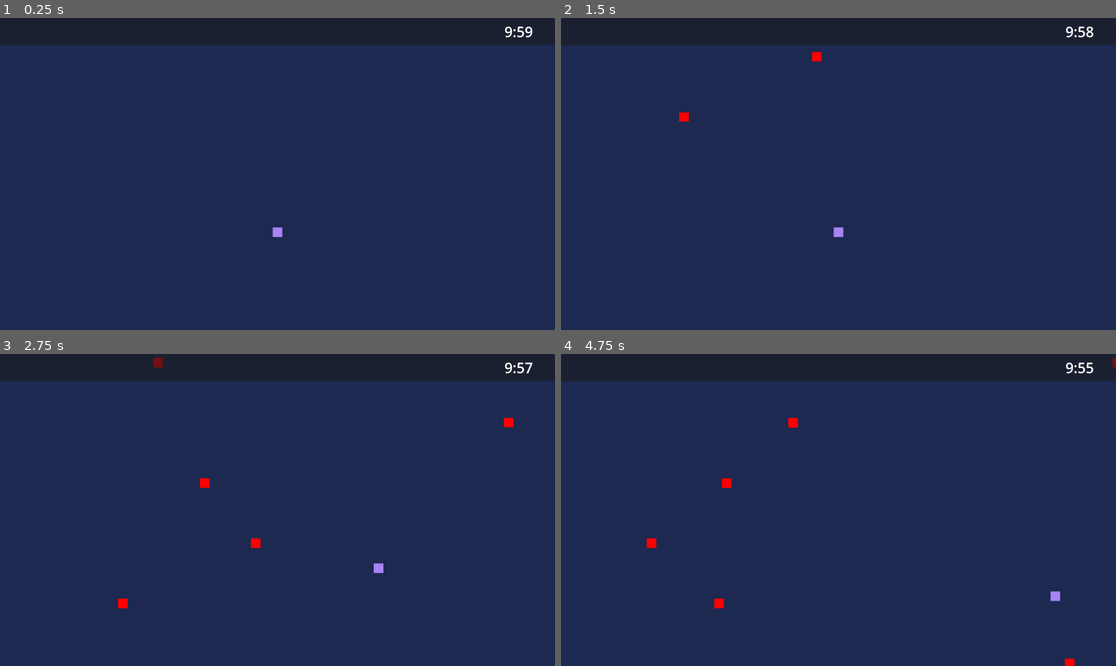
Above: before the commit, frames 1-4 (two rows, left to right).
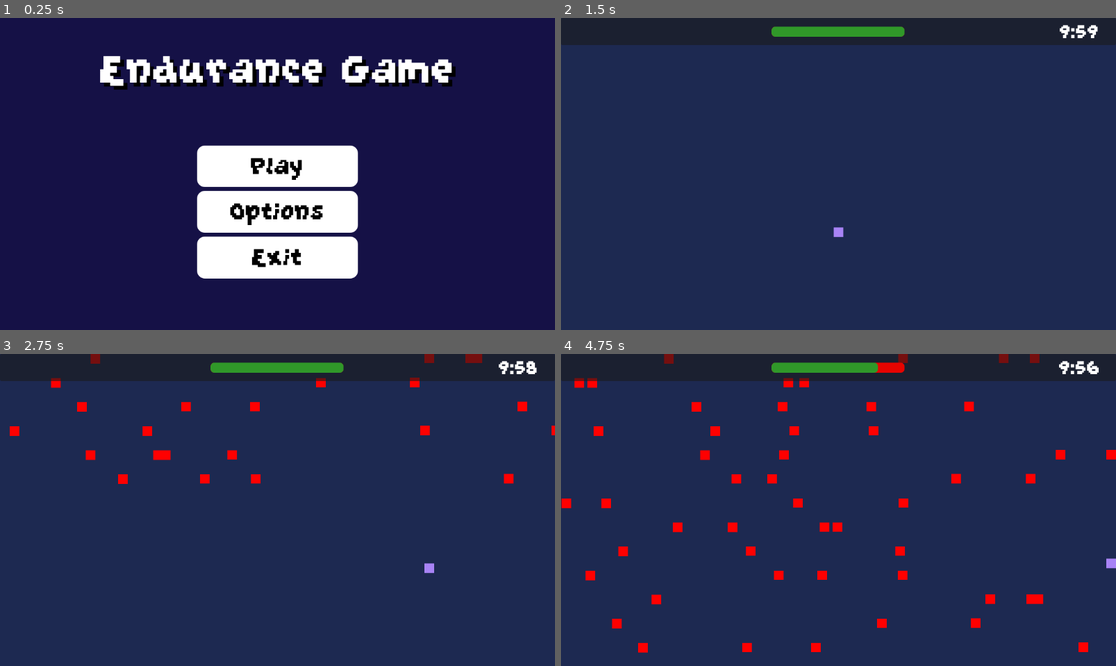
Above: after the commit, the same moments.

Repository: quistian241/Endurance-Game
Game: Godot game, scene res://main_menu.tscn
The game is run twice, just before and just after one commit, with the same random seed, the same clock (stepped at 60 frames per second) and the same inputs. Before the commit the project starts from res://endurance_game.tscn.
Inputs (mouse positions are in pixels of both pictures, inside the frame that each line leads up to):
- Up to frame 1 (0.25 s): no input
- Up to frame 2 (1.5 s): click (838, 211) at 0.5 s, where only the run after the commit has a clickable "Options"; click (838, 167) at 1.25 s, where only the run after the commit has a clickable "Play"
- Up to frame 3 (2.75 s): hold D (right) from 2.03 s (still down)
- Up to frame 4 (4.75 s): release D (right) at 2.78 s; hold S (down) 2.78-3.53 s; hold D (right) 3.53-4.28 s; hold W (up) from 4.28 s (still down)

The runs differ from the first frame. In frame 1, 16% of the frame differs, in the area x 18-96%, y 2-84%; in frame 2, 1.1%; in frame 3, 2.6%; in frame 4, 4.2%.

Commit message:
Main Menu added + minor tweaks
Created a main menu with a three buttons and a title screen. The "Play" button starts the game, and the "Exit" button closes it. The "Options" button does nothing for now. As for the minor tweaks player speed and mob spawns have been adjusted.

Diff:
--- a/endurance_game.gd
+++ b/endurance_game.gd
@@ -9,8 +9,13 @@
 	new_obstacle.global_position = %PathFollow2D.global_position
 	add_child(new_obstacle)
 
+
 func _on_timer_timeout():
 	spawn_obstacle()
+	spawn_obstacle()
+	spawn_obstacle()
+	spawn_obstacle()
+
 
 func getTimeLabel(curTime: float):
 	var mins = int(curTime / 60)
@@ -23,6 +28,12 @@
 		return minTxt + ":0" + secTxt
 	#return ""
 
+
 func _process(delta):
 	var curTime = clock.time_left
 	timerLabel.text = getTimeLabel(curTime)
+
+
+func health_depleted():
+	%GameOver.visible = true
+	get_tree().paused = true
--- a/endurance_game.tscn
+++ b/endurance_game.tscn
@@ -1,7 +1,23 @@
-[gd_scene load_steps=8 format=3 uid="uid://2mv5chmafkrj"]
+[gd_scene load_steps=12 format=3 uid="uid://2mv5chmafkrj"]
 
 [ext_resource type="Script" uid="uid://diwnvnqkfegkn" path="res://endurance_game.gd" id="1_2cs6f"]
 [ext_resource type="PackedScene" uid="uid://diwbxsup6gdfy" path="res://main_character.tscn" id="1_q6w71"]
+[ext_resource type="FontFile" uid="uid://hwdtr4lmtyxk" path="res://Game Fonts/GrapeSoda.ttf" id="2_2cs6f"]
+[ext_resource type="Script" uid="uid://bvbs3myeuqr10" path="res://health_bar.gd" id="2_q6w71"]
+
+[sub_resource type="StyleBoxFlat" id="StyleBoxFlat_1prgn"]
+bg_color = Color(0.905882, 0.0156863, 0, 1)
+corner_radius_top_left = 8
+corner_radius_top_right = 8
+corner_radius_bottom_right = 8
+corner_radius_bottom_left = 8
+
+[sub_resource type="StyleBoxFlat" id="StyleBoxFlat_q6w71"]
+bg_color = Color(0.188235, 0.596078, 0.160784, 1)
+corner_radius_top_left = 8
+corner_radius_top_right = 8
+corner_radius_bottom_right = 8
+corner_radius_bottom_left = 8
 
 [sub_resource type="WorldBoundaryShape2D" id="WorldBoundaryShape2D_lxoxe"]
 normal = Vector2(0, 1)
@@ -49,7 +65,8 @@
 offset_left = -150.0
 grow_horizontal = 0
 grow_vertical = 2
-theme_override_font_sizes/font_size = 30
+theme_override_fonts/font = ExtResource("2_2cs6f")
+theme_override_font_sizes/font_size = 55
 text = "00:00"
 horizontal_alignment = 1
 vertical_alignment = 1
@@ -59,6 +76,26 @@
 wait_time = 600.0
 one_shot = true
 autostart = true
+
+[node name="Health Bar" type="ProgressBar" parent="Game Screen/TopUI/Panel" node_paths=PackedStringArray("player")]
+layout_mode = 1
+anchors_preset = 8
+anchor_left = 0.5
+anchor_top = 0.5
+anchor_right = 0.5
+anchor_bottom = 0.5
+offset_left = -139.0
+offset_top = -10.0
+offset_right = 137.0
+offset_bottom = 11.0
+grow_horizontal = 2
+grow_vertical = 2
+theme_override_styles/background = SubResource("StyleBoxFlat_1prgn")
+theme_override_styles/fill = SubResource("StyleBoxFlat_q6w71")
+value = 100.0
+show_percentage = false
+script = ExtResource("2_q6w71")
+player = NodePath("../../../../main_character")
 
 [node name="Game Boundaries" type="StaticBody2D" parent="Game Screen"]
 
@@ -87,7 +124,7 @@
 
 [node name="MobTimer" type="Timer" parent="GameObstacles"]
 unique_name_in_owner = true
-wait_time = 0.5
+wait_time = 0.2
 autostart = true
 
 [node name="Path2D" type="Path2D" parent="GameObstacles"]
@@ -122,7 +159,9 @@
 offset_bottom = 11.5
 grow_horizontal = 2
 grow_vertical = 2
-theme_override_font_sizes/font_size = 100
+theme_override_fonts/font = ExtResource("2_2cs6f")
+theme_override_font_sizes/font_size = 200
 text = "Game Over"
 
+[connection signal="health_depleted" from="main_character" to="." method="health_depleted"]
 [connection signal="timeout" from="GameObstacles/MobTimer" to="." method="_on_timer_timeout"]
--- a/falling_obstacle.gd
+++ b/falling_obstacle.gd
@@ -14,7 +14,7 @@
 	if travelled_distance > MAX_FALL_DIST:
 		queue_free()
 
-
+# useless function, just delete it?
 func _on_body_entered(body):
 	queue_free()
 	#if body.has_method("take_damage"):
--- /dev/null
+++ b/health_bar.gd
@@ -0,0 +1,10 @@
+extends ProgressBar
+
+@export var player : Player
+
+func _ready():
+	player.health_reduced.connect(update_health)
+	update_health()
+
+func update_health():
+	value = player.health * 100 / player.MAX_HEALTH
--- a/main_character.gd
+++ b/main_character.gd
@@ -1,8 +1,13 @@
 extends CharacterBody2D
 
-const SPEED = 300.0
-var health = 1
-#const FRICTION = 30.0 ## friction was troublesome to add
+class_name Player
+
+signal health_depleted
+signal health_reduced
+const SPEED = 450.0
+const DAMAGE_RATE = 1
+const MAX_HEALTH = 5
+var health = 5
 var moveDirection = Vector2.ZERO
 
 # Could do a WASD controls as well as follow the mouse movement controls
@@ -13,7 +18,8 @@
 	move_and_slide()
 
 func take_damage():
-	health -= 1
+	health -= DAMAGE_RATE
+	health_reduced.emit()
 
-	if health == 0:
-		queue_free()
+	if health <= 0:
+		health_depleted.emit()
--- /dev/null
+++ b/main_menu.gd
@@ -0,0 +1,13 @@
+extends Control
+
+
+func _on_play_pressed() -> void:
+	get_tree().change_scene_to_file("res://endurance_game.tscn")
+
+
+func _on_settings_pressed() -> void:
+	print("Settings pressed")
+
+
+func _on_exit_pressed() -> void:
+	get_tree().quit()
--- /dev/null
+++ b/main_menu.tscn
@@ -0,0 +1,143 @@
+[gd_scene load_steps=8 format=3 uid="uid://du2vvsv16oaf0"]
+
+[ext_resource type="FontFile" uid="uid://hwdtr4lmtyxk" path="res://Game Fonts/GrapeSoda.ttf" id="1_06t4h"]
+[ext_resource type="Script" uid="uid://bln3206rc5s02" path="res://main_menu.gd" id="1_7vrkn"]
+
+[sub_resource type="StyleBoxFlat" id="StyleBoxFlat_06t4h"]
+bg_color = Color(0.0823529, 0.0666667, 0.27451, 1)
+
+[sub_resource type="StyleBoxEmpty" id="StyleBoxEmpty_06t4h"]
+
+[sub_resource type="StyleBoxFlat" id="StyleBoxFlat_7vrkn"]
+bg_color = Color(0.560955, 0.560955, 0.560955, 1)
+corner_radius_top_left = 16
+corner_radius_top_right = 16
+corner_radius_bottom_right = 16
+corner_radius_bottom_left = 16
+
+[sub_resource type="StyleBoxFlat" id="StyleBoxFlat_fu7sn"]
+bg_color = Color(0.303233, 0.303233, 0.303233, 1)
+corner_radius_top_left = 16
+corner_radius_top_right = 16
+corner_radius_bottom_right = 16
+corner_radius_bottom_left = 16
+
+[sub_resource type="StyleBoxFlat" id="StyleBoxFlat_jix8l"]
+bg_color = Color(1, 1, 1, 1)
+corner_radius_top_left = 16
+corner_radius_top_right = 16
+corner_radius_bottom_right = 16
+corner_radius_bottom_left = 16
+
+[node name="MainMenu" type="Control"]
+layout_mode = 3
+anchors_preset = 15
+anchor_right = 1.0
+anchor_bottom = 1.0
+grow_horizontal = 2
+grow_vertical = 2
+script = ExtResource("1_7vrkn")
+
+[node name="Panel" type="Panel" parent="."]
+layout_mode = 1
+anchors_preset = 15
+anchor_right = 1.0
+anchor_bottom = 1.0
+grow_horizontal = 2
+grow_vertical = 2
+theme_override_styles/panel = SubResource("StyleBoxFlat_06t4h")
+
+[node name="VBoxContainer" type="VBoxContainer" parent="."]
+layout_mode = 1
+anchors_preset = 8
+anchor_left = 0.5
+anchor_top = 0.5
+anchor_right = 0.5
+anchor_bottom = 0.5
+offset_left = -167.0
+offset_top = -59.0
+offset_right = 167.0
+offset_bottom = 217.0
+grow_horizontal = 2
+grow_vertical = 2
+theme_override_constants/separation = 8
+
+[node name="Button" type="Button" parent="VBoxContainer"]
+layout_mode = 2
+size_flags_vertical = 3
+theme_override_colors/font_hover_pressed_color = Color(0, 0, 0, 1)
+theme_override_colors/font_hover_color = Color(0, 0, 0, 1)
+theme_override_colors/font_outline_color = Color(0, 0, 0, 1)
+theme_override_colors/font_color = Color(0, 0, 0, 1)
+theme_override_colors/font_focus_color = Color(0, 0, 0, 1)
+theme_override_colors/font_pressed_color = Color(0, 0, 0, 1)
+theme_override_fonts/font = ExtResource("1_06t4h")
+theme_override_font_sizes/font_size = 65
+theme_override_styles/focus = SubResource("StyleBoxEmpty_06t4h")
+theme_override_styles/hover = SubResource("StyleBoxFlat_7vrkn")
+theme_override_styles/pressed = SubResource("StyleBoxFlat_fu7sn")
+theme_override_styles/normal = SubResource("StyleBoxFlat_jix8l")
+text = "Play
+"
+
+[node name="Button2" type="Button" parent="VBoxContainer"]
+layout_mode = 2
+size_flags_vertical = 3
+theme_override_colors/font_hover_pressed_color = Color(0, 0, 0, 1)
+theme_override_colors/font_hover_color = Color(0, 0, 0, 1)
+theme_override_colors/font_outline_color = Color(0, 0, 0, 1)
+theme_override_colors/font_color = Color(0, 0, 0, 1)
+theme_override_colors/font_focus_color = Color(0, 0, 0, 1)
+theme_override_colors/font_pressed_color = Color(0, 0, 0, 1)
+theme_override_fonts/font = ExtResource("1_06t4h")
+theme_override_font_sizes/font_size = 65
+theme_override_styles/focus = SubResource("StyleBoxEmpty_06t4h")
+theme_override_styles/hover = SubResource("StyleBoxFlat_7vrkn")
+theme_override_styles/pressed = SubResource("StyleBoxFlat_fu7sn")
+theme_override_styles/normal = SubResource("StyleBoxFlat_jix8l")
+text = "Options
+"
+
+[node name="Button3" type="Button" parent="VBoxContainer"]
+layout_mode = 2
+size_flags_vertical = 3
+theme_override_colors/font_hover_pressed_color = Color(0, 0, 0, 1)
+theme_override_colors/font_hover_color = Color(0, 0, 0, 1)
+theme_override_colors/font_outline_color = Color(0, 0, 0, 1)
+theme_override_colors/font_color = Color(0, 0, 0, 1)
+theme_override_colors/font_focus_color = Color(0, 0, 0, 1)
+theme_override_colors/font_pressed_color = Color(0, 0, 0, 1)
+theme_override_fonts/font = ExtResource("1_06t4h")
+theme_override_font_sizes/font_size = 65
+theme_override_styles/focus = SubResource("StyleBoxEmpty_06t4h")
+theme_override_styles/hover = SubResource("StyleBoxFlat_7vrkn")
+theme_override_styles/pressed = SubResource("StyleBoxFlat_fu7sn")
+theme_override_styles/normal = SubResource("StyleBoxFlat_jix8l")
+text = "Exit
+"
+
+[node name="Label" type="Label" parent="."]
+layout_mode = 1
+anchors_preset = 8
+anchor_left = 0.5
+anchor_top = 0.5
+anchor_right = 0.5
+anchor_bottom = 0.5
+offset_left = -234.0
+offset_top = -266.0
+offset_right = 234.0
+offset_bottom = -169.0
+grow_horizontal = 2
+grow_vertical = 2
+theme_override_colors/font_shadow_color = Color(0, 0, 0, 1)
+theme_override_constants/shadow_offset_x = 8
+theme_override_constants/shadow_offset_y = 8
+theme_override_fonts/font = ExtResource("1_06t4h")
+theme_override_font_sizes/font_size = 110
+text = "Endurance Game"
+horizontal_alignment = 1
+vertical_alignment = 1
+
+[connection signal="pressed" from="VBoxContainer/Button" to="." method="_on_play_pressed"]
+[connection signal="pressed" from="VBoxContainer/Button2" to="." method="_on_settings_pressed"]
+[connection signal="pressed" from="VBoxContainer/Button3" to="." method="_on_exit_pressed"]
--- a/project.godot
+++ b/project.godot
@@ -11,7 +11,7 @@
 [application]
 
 config/name="Endurance Game"
-run/main_scene="uid://2mv5chmafkrj"
+run/main_scene="uid://du2vvsv16oaf0"
 config/features=PackedStringArray("4.4", "GL Compatibility")
 config/icon="res://icon.svg"
 
Binary file added: Game Fonts/GrapeSoda.ttf
Not shown, added: Game Fonts/GrapeSoda.ttf.import
Not shown, added: health_bar.gd.uid
Not shown, added: main_menu.gd.uid
